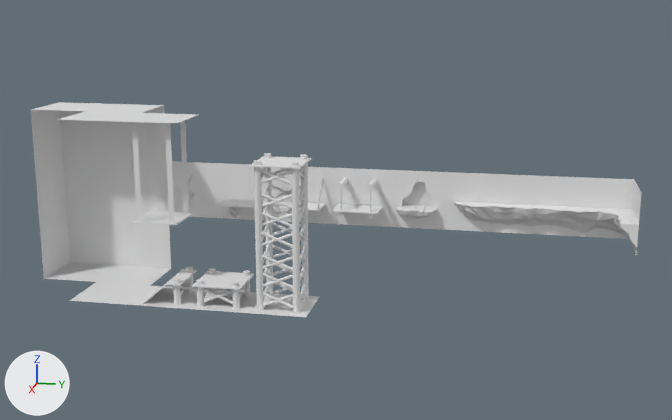
A saved change to the Blender file TheUnityProject/Assets/Models/LevelTiles.blend.
Rendered twice from a 50 mm camera at (29.88, 15.33, 9.23) aimed at (0.76, 9.51, 1.95). The lights are fixed; the arrows at lower left show +X, +Y and +Z.

The first picture shows 'Floor-Corner', 'Floor-GroundPlatformFoundation', 'Floor-GroundPlatformRamp', 'Floor-GroundPlatformTop', 'Floor-Wall', 'GroundPlatformExtension', 'GroundPlatformTop', 'Roof-Corner', 'Wall-CaveEntryDetail', 'Wall-Corner', 'Wall-Outcrop-Corner', 'Wall-Outcrop-Middle', 'Wall-Outcrop-Start', 'Wall-Platform2', 'Wall-Platform3'.
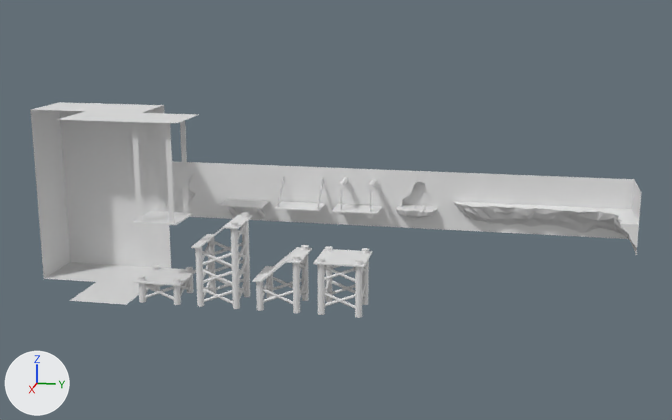
Changed parts and their boxes (x1, y1, x2, y2) in the pictures (672 x 420 px):
'GroundPlatformExtension', moved: before (254, 180, 308, 253); after (195, 237, 250, 309)
'Floor-GroundPlatformFoundation', deleted: before (245, 240, 319, 317)
'GroundPlatformTop', moved: before (249, 153, 312, 190); after (134, 265, 196, 305)
'GroundPlatformTopExtended', added: after (313, 246, 373, 318)
'Floor-GroundPlatformTop', deleted: before (185, 268, 257, 313)
'GroundPlatformRampExtended', added: after (252, 245, 312, 313)
'Floor-GroundPlatformRamp', deleted: before (127, 267, 197, 309)
'GroundPlatformRamp', added: after (191, 212, 252, 249)

What changed in the scene script:
```text
Add me_cube_010:
    me_cube_010.from_pydata(...)  # 496 vertices, 292 faces; spans x -0.8..0.8, y -0.78..0.79, z -1.0..0.85
Add me_cube_001:
    me_cube_001.from_pydata(...)  # 712 vertices, 426 faces; spans x -0.8..0.8, y -0.8..0.8, z -1.0..0.85
Add me_cube_029_1:
    me_cube_029_1.from_pydata(...)  # 176 vertices, 116 faces; spans x -0.8..0.8, y -0.78..0.79, z -1.01..-0.15
Remove ob_floor_groundplatformtop:
    ob_floor_groundplatformtop = bpy.data.objects.new('Floor-GroundPlatformTop', me_cube_027)
    ob_floor_groundplatformtop.location = (2.0, 6.0, 0.0)
Remove ob_floor_groundplatformramp:
    ob_floor_groundplatformramp = bpy.data.objects.new('Floor-GroundPlatformRamp', me_cube_029)
    ob_floor_groundplatformramp.location = (2.0, 4.0, 0.0)
Remove ob_floor_groundplatformfoundation:
    ob_floor_groundplatformfoundation = bpy.data.objects.new('Floor-GroundPlatformFoundation', me_cube_030)
    ob_floor_groundplatformfoundation.location = (2.0, 8.0, 0.0)
Change ob_groundplatformtop:
    ob_groundplatformtop.location: (2.0, 8.0, 4.0) -> (2.0, 4.0, 0.0)
Change ob_groundplatformextension:
    ob_groundplatformextension.location: (2.0, 8.0, 2.0) -> (2.0, 6.0, 0.0)
Add ob_groundplatformrampextended:
    ob_groundplatformrampextended = bpy.data.objects.new('GroundPlatformRampExtended', me_cube_010)
    ob_groundplatformrampextended.location = (2.0, 8.0, 0.0)
Add ob_groundplatformtopextended:
    ob_groundplatformtopextended = bpy.data.objects.new('GroundPlatformTopExtended', me_cube_001)
    ob_groundplatformtopextended.location = (2.0, 10.0, 0.0)
Add ob_groundplatformramp:
    ob_groundplatformramp = bpy.data.objects.new('GroundPlatformRamp', me_cube_029_1)
    ob_groundplatformramp.location = (2.0, 6.0, 2.0)
```
